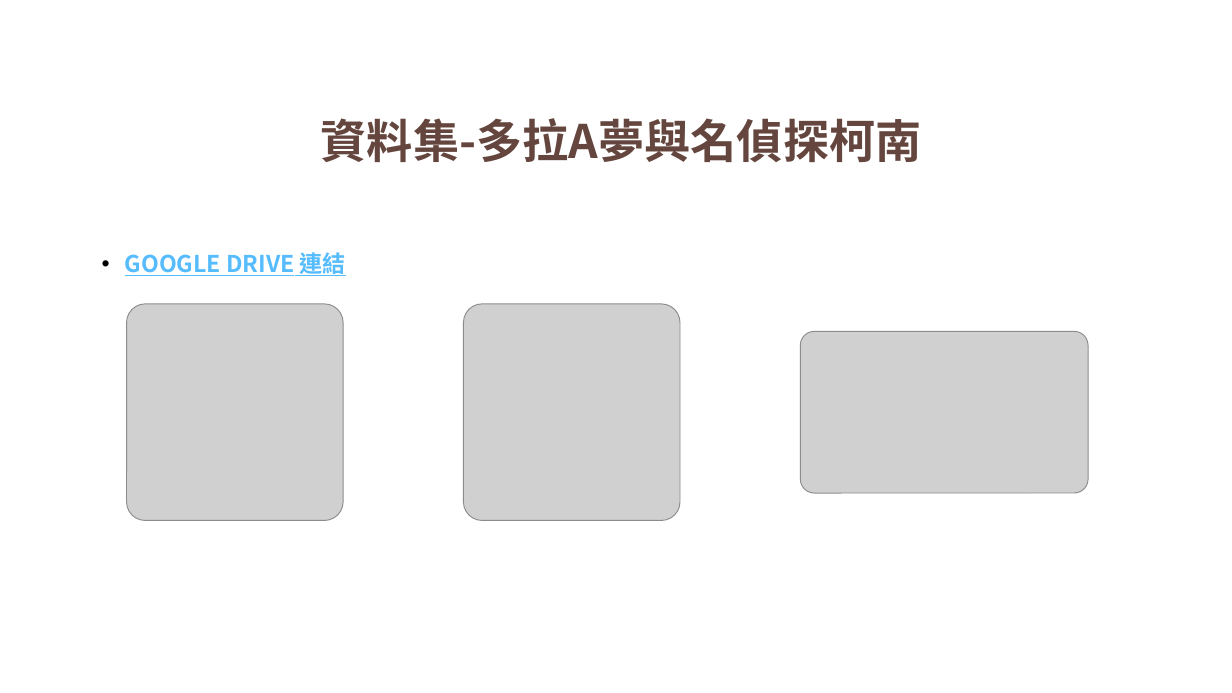
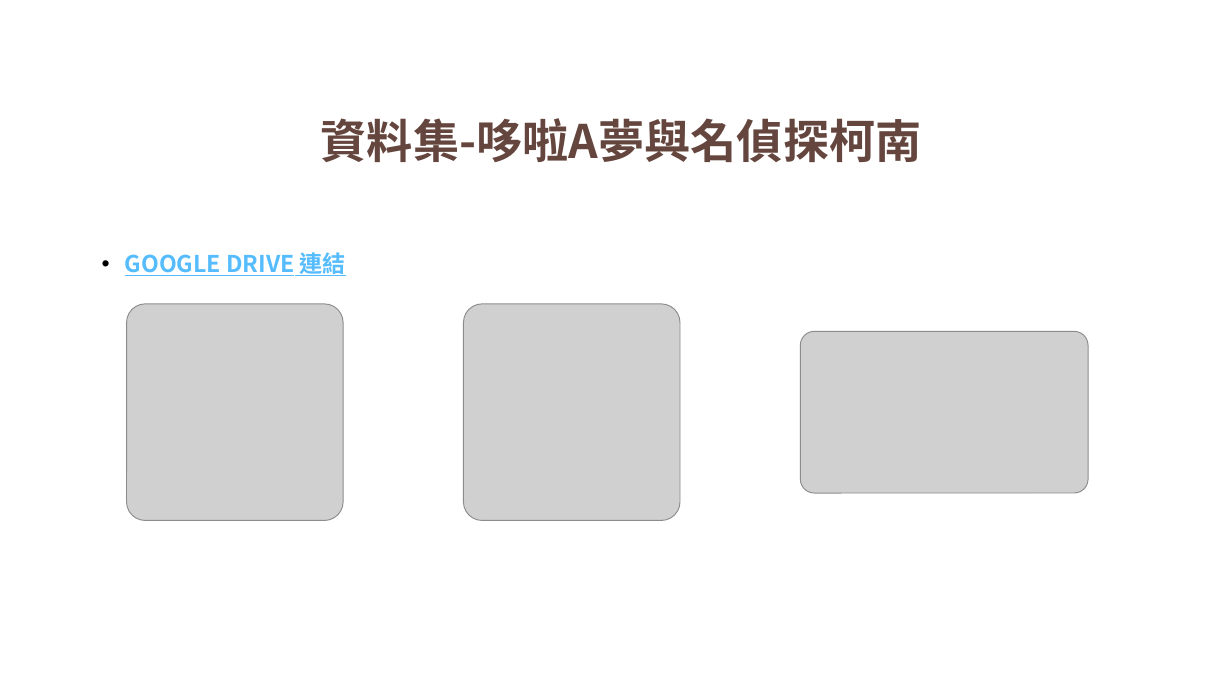
Before and after one commit to TheRiseOfDavid/NTUTcs_media, a slide deck: slide 7 of hw06/Project6_第32組_小組報告/Project6_第32組.pptx (slide 6 before the commit). Drawn at 1232x693 pixels with LibreOffice and Linux fonts; fonts in the diff are those of the drawing; grey boxes stand for pictures; background and template pictures are left out. Boxes give left, top, right and bottom in pixels: in the first picture for what was removed or moved away, otherwise in the second. Text is boxed around its words. In the diff, an @@ line names an element or a change of style, - is before the commit and + after.

```diff
--- a/hw06/Project6_第32組_小組報告/Project6_第32組.pptx
+++ b/hw06/Project6_第32組_小組報告/Project6_第32組.pptx
@@ title at [321, 118, 922, 163]: text changed @@
-資料集-多拉A夢與名偵探柯南
+資料集-哆啦A夢與名偵探柯南
```
Also in this commit, not shown: 3 other slides changed, 1 slide added, 2 other files.
